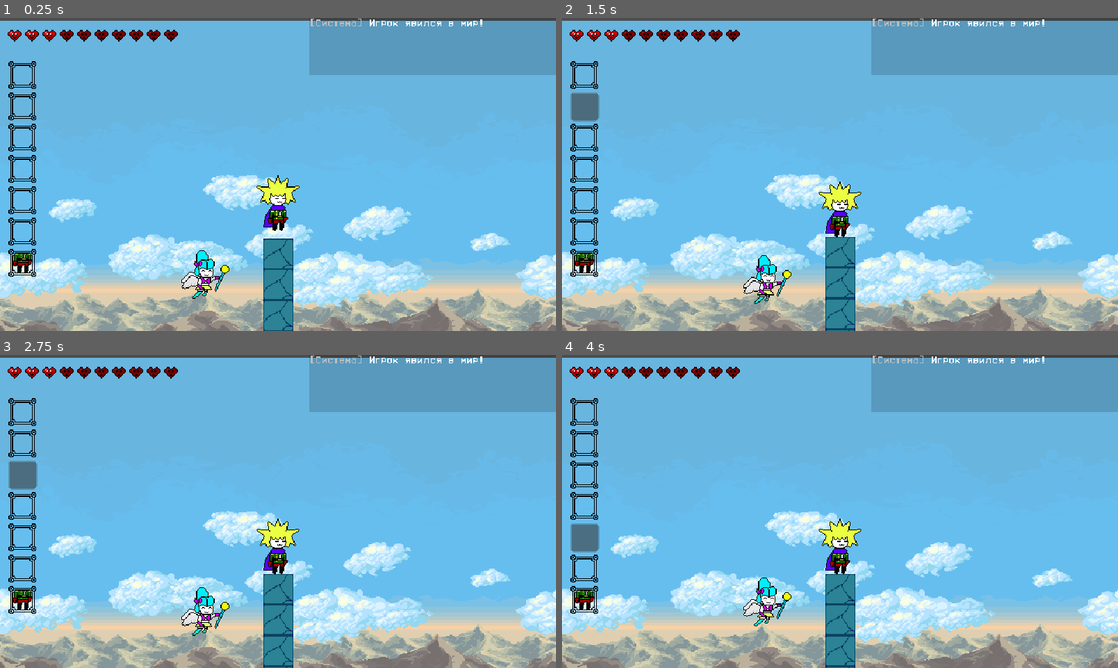
Above: before the commit, frames 1-4 (two rows, left to right).
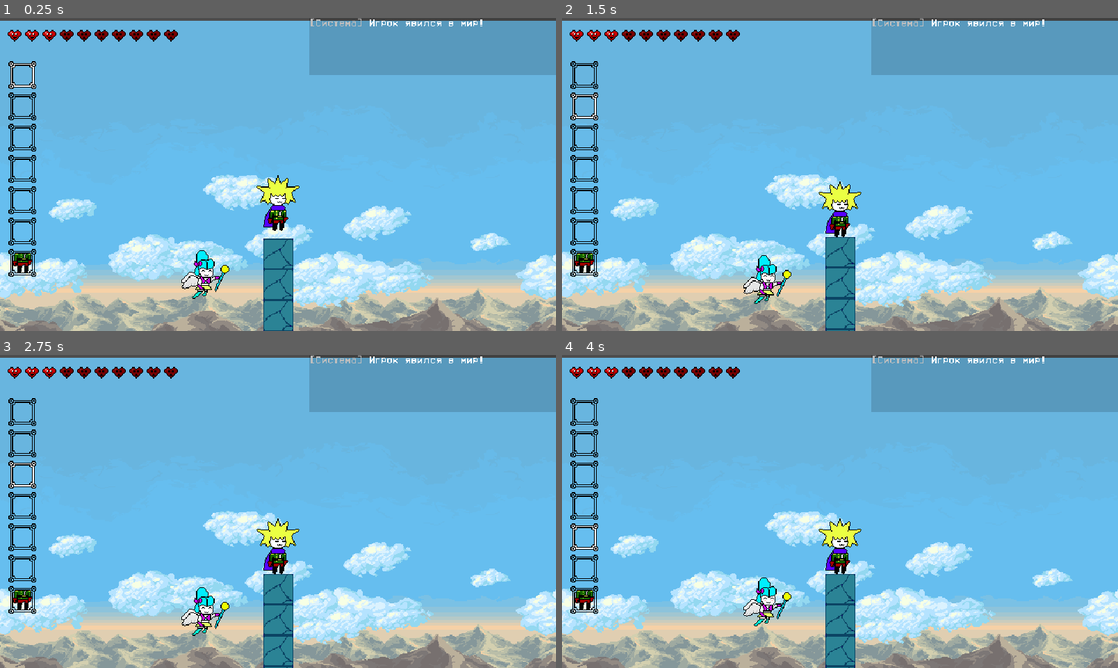
Above: after the commit, the same moments.

Repository: zoomergames/magicia
Game: Godot game, scene res://core/game.tscn
The game is run twice, just before and just after one commit, with the same random seed, the same clock (stepped at 60 frames per second) and the same inputs.
Inputs (mouse positions are in pixels of both pictures, inside the frame that each line leads up to):
- Up to frame 1 (0.25 s): no input
- Up to frame 2 (1.5 s): click (584, 74) at 0.5 s; click (584, 105) at 1.25 s
- Up to frame 3 (2.75 s): click (22, 473) at 2 s
- Up to frame 4 (4 s): click (584, 505) at 2.75 s; click (584, 536) at 3.5 s

The runs differ from the first frame. In frame 1, less than 0.1% of the frame differs, in the area x 1-7%, y 14-23%; in frame 2, 0.5%, in the area x 1-7%, y 23-34%; in frame 3, 0.5%; in frame 4, 0.5%.

Commit message:
исправлен инвентарь

Diff:
--- a/entities/player/player.gd
+++ b/entities/player/player.gd
@@ -130,7 +130,7 @@
 		$AmuletSlot.scale.x = 1.0
 		weapon_slot.scale.x = 1.0
 
-	if !(is_frozen or is_dead) and Input.is_action_just_pressed("attack") and not Global.is_pointer_over_ui:
+	if !(is_frozen or is_dead) and Input.is_action_just_pressed("attack") and get_viewport().gui_get_hovered_control() == null:
 		if weapon_slot.get_child_count() > 0:
 			var current_weapon = weapon_slot.get_child(0)
 			current_weapon.try_attack()
@@ -139,19 +139,19 @@
 	die_in_abyss()
 
 func _input(_event: InputEvent) -> void:
-	if Input.is_action_just_pressed("1"):
+	if Input.is_action_just_pressed("slot_1"):
 		Global.active_slot_index = 0
 		change_hand_weapon()
-	if Input.is_action_just_pressed("2"):
+	if Input.is_action_just_pressed("slot_2"):
 		Global.active_slot_index = 1
 		change_hand_weapon()
-	if Input.is_action_just_pressed("3"):
+	if Input.is_action_just_pressed("slot_3"):
 		Global.active_slot_index = 2
 		change_hand_weapon()
-	if Input.is_action_just_pressed("4"):
+	if Input.is_action_just_pressed("slot_4"):
 		Global.active_slot_index = 3
 		change_hand_weapon()
-	if Input.is_action_just_pressed("5"):
+	if Input.is_action_just_pressed("slot_5"):
 		Global.active_slot_index = 4
 		change_hand_weapon()
 
@@ -178,3 +178,38 @@
 			return
 	max_magic_hp = 0
 	Global.update_hearts_display()
+
+
+# Внутри player.gd
+
+func _process(_delta: float) -> void:
+	# 1. ОБРАБОТКА НАЖАТИЯ ЦИФР 1-7
+	if Input.is_action_just_pressed("slot_1"): _change_active_slot(0)
+	elif Input.is_action_just_pressed("slot_2"): _change_active_slot(1)
+	elif Input.is_action_just_pressed("slot_3"): _change_active_slot(2)
+	elif Input.is_action_just_pressed("slot_4"): _change_active_slot(3)
+	elif Input.is_action_just_pressed("slot_5"): _change_active_slot(4)
+	elif Input.is_action_just_pressed("slot_6"): _change_active_slot(5)
+	elif Input.is_action_just_pressed("slot_7"): _change_active_slot(6)
+
+	# 2. ОБРАБОТКА ПРОКРУТКИ КОЛЁСИКА
+	if Input.is_action_just_pressed("next_slot"):
+		var new_slot = Global.active_slot_index + 1
+		if new_slot > 4: new_slot = 0
+		_change_active_slot(new_slot)
+
+	elif Input.is_action_just_pressed("prev_slot"):
+		var new_slot = Global.active_slot_index - 1
+		if new_slot < 0: new_slot = 4
+		_change_active_slot(new_slot)
+
+# Вспомогательная функция для применения выбора
+func _change_active_slot(index: int) -> void:
+	Global.active_slot_index = index
+
+	# Просим инвентарь перерисовать рамки (вызываем метод из нашего inventory_ui)
+	get_tree().call_group("inventory_ui", "update_all_slots")
+
+	# Сами обновляем оружие в руках у игрока
+	if has_method("change_hand_weapon"):
+		change_hand_weapon()
--- a/project.godot
+++ b/project.godot
@@ -55,29 +55,49 @@
 "events": [Object(InputEventMouseButton,"resource_local_to_scene":false,"resource_name":"","device":-1,"window_id":0,"a …(253 unchanged characters)…
 ]
 }
-1={
+slot_1={
 "deadzone": 0.2,
 "events": [Object(InputEventKey,"resource_local_to_scene":false,"resource_name":"","device":-1,"window_id":0,"alt_press …(191 unchanged characters)…
 ]
 }
-2={
+slot_2={
 "deadzone": 0.2,
 "events": [Object(InputEventKey,"resource_local_to_scene":false,"resource_name":"","device":-1,"window_id":0,"alt_press …(191 unchanged characters)…
 ]
 }
-3={
+slot_3={
 "deadzone": 0.2,
 "events": [Object(InputEventKey,"resource_local_to_scene":false,"resource_name":"","device":-1,"window_id":0,"alt_press …(191 unchanged characters)…
 ]
 }
-4={
+slot_4={
 "deadzone": 0.2,
 "events": [Object(InputEventKey,"resource_local_to_scene":false,"resource_name":"","device":-1,"window_id":0,"alt_press …(191 unchanged characters)…
 ]
 }
-5={
+slot_5={
 "deadzone": 0.2,
 "events": [Object(InputEventKey,"resource_local_to_scene":false,"resource_name":"","device":-1,"window_id":0,"alt_press …(191 unchanged characters)…
+]
+}
+slot_6={
+"deadzone": 0.2,
+"events": [Object(InputEventKey,"resource_local_to_scene":false,"resource_name":"","device":-1,"window_id":0,"alt_pressed":false,"shift_pressed":false,"ctrl_pressed":false,"meta_pressed":false,"pressed":false,"keycode":0,"physical_keycode":54,"key_label":0,"unicode":54,"location":0,"echo":false,"script":null)
+]
+}
+slot_7={
+"deadzone": 0.2,
+"events": [Object(InputEventKey,"resource_local_to_scene":false,"resource_name":"","device":-1,"window_id":0,"alt_pressed":false,"shift_pressed":false,"ctrl_pressed":false,"meta_pressed":false,"pressed":false,"keycode":0,"physical_keycode":55,"key_label":0,"unicode":55,"location":0,"echo":false,"script":null)
+]
+}
+next_slot={
+"deadzone": 0.2,
+"events": [Object(InputEventMouseButton,"resource_local_to_scene":false,"resource_name":"","device":-1,"window_id":0,"alt_pressed":false,"shift_pressed":false,"ctrl_pressed":false,"meta_pressed":false,"button_mask":8,"position":Vector2(107, 19),"global_position":Vector2(119, 79),"factor":1.0,"button_index":4,"canceled":false,"pressed":true,"double_click":false,"script":null)
+]
+}
+prev_slot={
+"deadzone": 0.2,
+"events": [Object(InputEventMouseButton,"resource_local_to_scene":false,"resource_name":"","device":-1,"window_id":0,"alt_pressed":false,"shift_pressed":false,"ctrl_pressed":false,"meta_pressed":false,"button_mask":16,"position":Vector2(195, 22),"global_position":Vector2(207, 82),"factor":1.0,"button_index":5,"canceled":false,"pressed":true,"double_click":false,"script":null)
 ]
 }
 
--- a/ui/inventory/inventory_bar.tscn
+++ b/ui/inventory/inventory_bar.tscn
@@ -2,18 +2,23 @@
 
 [ext_resource type="Script" uid="uid://dglkdu2a4a4vp" path="res://ui/inventory/inventory_ui.gd" id="1_qfc0o"]
 [ext_resource type="Texture2D" uid="uid://b107fnppim150" path="res://ui/inventory/slot.png" id="2_rpdgq"]
+[ext_resource type="Texture2D" uid="uid://c6hw6j3kyvry4" path="res://ui/inventory/hover_slot.png" id="3_470qb"]
+[ext_resource type="Texture2D" uid="uid://baniry21jat8e" path="res://ui/inventory/active_slot.png" id="4_f0pwd"]
 
 [sub_resource type="StyleBoxTexture" id="StyleBoxTexture_l1vw4"]
 texture = ExtResource("2_rpdgq")
 
 [node name="InventoryUI" type="CanvasLayer" unique_id=150171140]
 script = ExtResource("1_qfc0o")
+normal_slot_texture = ExtResource("2_rpdgq")
+hover_slot_texture = ExtResource("3_470qb")
+active_slot_texture = ExtResource("4_f0pwd")
 
 [node name="VBoxContainer" type="VBoxContainer" parent="." unique_id=1136047839]
 offset_left = 10.0
 offset_top = 50.0
 offset_right = 42.0
-offset_bottom = 298.0
+offset_bottom = 361.0
 
 [node name="Slot0" type="Button" parent="VBoxContainer" unique_id=810079887]
 custom_minimum_size = Vector2(32, 32)
@@ -59,15 +64,22 @@
 
 [connection signal="mouse_entered" from="VBoxContainer/Slot0" to="." method="_on_slot_0_mouse_entered"]
 [connection signal="mouse_exited" from="VBoxContainer/Slot0" to="." method="_on_slot_0_mouse_exited"]
+[connection signal="pressed" from="VBoxContainer/Slot0" to="." method="_on_slot_0_pressed"]
 [connection signal="mouse_entered" from="VBoxContainer/Slot1" to="." method="_on_slot_1_mouse_entered"]
 [connection signal="mouse_exited" from="VBoxContainer/Slot1" to="." method="_on_slot_1_mouse_exited"]
+[connection signal="pressed" from="VBoxContainer/Slot1" to="." method="_on_slot_1_pressed"]
 [connection signal="mouse_entered" from="VBoxContainer/Slot2" to="." method="_on_slot_2_mouse_entered"]
 [connection signal="mouse_exited" from="VBoxContainer/Slot2" to="." method="_on_slot_2_mouse_exited"]
+[connection signal="pressed" from="VBoxContainer/Slot2" to="." method="_on_slot_2_pressed"]
 [connection signal="mouse_entered" from="VBoxContainer/Slot3" to="." method="_on_slot_3_mouse_entered"]
 [connection signal="mouse_exited" from="VBoxContainer/Slot3" to="." method="_on_slot_3_mouse_exited"]
+[connection signal="pressed" from="VBoxContainer/Slot3" to="." method="_on_slot_3_pressed"]
 [connection signal="mouse_entered" from="VBoxContainer/Slot4" to="." method="_on_slot_4_mouse_entered"]
 [connection signal="mouse_exited" from="VBoxContainer/Slot4" to="." method="_on_slot_4_mouse_exited"]
+[connection signal="pressed" from="VBoxContainer/Slot4" to="." method="_on_slot_4_pressed"]
 [connection signal="mouse_entered" from="VBoxContainer/Slot5" to="." method="_on_slot_5_mouse_entered"]
 [connection signal="mouse_exited" from="VBoxContainer/Slot5" to="." method="_on_slot_5_mouse_exited"]
+[connection signal="pressed" from="VBoxContainer/Slot5" to="." method="_on_slot_5_pressed"]
 [connection signal="mouse_entered" from="VBoxContainer/Slot6" to="." method="_on_slot_6_mouse_entered"]
 [connection signal="mouse_exited" from="VBoxContainer/Slot6" to="." method="_on_slot_6_mouse_exited"]
+[connection signal="pressed" from="VBoxContainer/Slot6" to="." method="_on_slot_6_pressed"]
--- a/ui/inventory/inventory_ui.gd
+++ b/ui/inventory/inventory_ui.gd
@@ -1,82 +1,110 @@
 extends CanvasLayer
+
+# ТЕКСТУРЫ ДЛЯ СТИЛИЗАЦИИ СЛОТОВ (Перетащите спрайты в инспекторе)
+@export var normal_slot_texture: Texture2D    # Обычный пустой слот
+@export var hover_slot_texture: Texture2D     # Слот при наведении курсора
+@export var active_slot_texture: Texture2D    # Выбранный/активный слот
 
 func _ready() -> void:
 	add_to_group("inventory_ui")
 	update_all_slots()
 
+# ОСНОВНАЯ ФУНКЦИЯ ОБНОВЛЕНИЯ ИНТЕРФЕЙСА
 func update_all_slots() -> void:
 	print("=== ОБНОВЛЕНИЕ СЛОТОВ ИНВЕНТАРЯ ===")
 	for i in range(7):
-		var slot_button = get_node("VBoxContainer/Slot" + str(i))
+		var slot_button = get_node("VBoxContainer/Slot" + str(i)) as Button
 		var item_data = Global.inventory[i]
-		print("Слот ", i, ": ", item_data)
-		if item_data:
-			print("  -> item_name: ", item_data.item_name)
 
+		# 1. Отрисовка иконки предмета внутри слота
 		if item_data and item_data.icon:
 			slot_button.icon = item_data.icon
 			slot_button.icon_alignment = HORIZONTAL_ALIGNMENT_CENTER
 			slot_button.vertical_icon_alignment = VERTICAL_ALIGNMENT_CENTER
 		else:
 			slot_button.icon = null
+
+		# 2. Стилизация рамок (Обычный vs Активный выбранный слот)
+		if i == Global.active_slot_index:
+			# Если этот слот выбран текущим — принудительно ставим ему активную рамку во всех состояниях
+			_apply_button_styles(slot_button, active_slot_texture, active_slot_texture)
+		else:
+			# Если слот не выбран — ставим обычную текстуру и текстуру наведения (hover)
+			_apply_button_styles(slot_button, normal_slot_texture, hover_slot_texture)
+
 	print("=== КОНЕЦ ОБНОВЛЕНИЯ ===")
 
-func _on_slots_container_mouse_entered() -> void:
-	Global.is_pointer_over_ui = true
+# ВСПОМОГАТЕЛЬНАЯ ФУНКЦИЯ ДЛЯ ПРИМЕНЕНИЯ СТИЛЕЙ К КНОПКЕ
+func _apply_button_styles(button: Button, base_tex: Texture2D, hover_tex: Texture2D) -> void:
+	if base_tex:
+		var sb_normal = StyleBoxTexture.new()
+		sb_normal.texture = base_tex
+		button.add_theme_stylebox_override("normal", sb_normal)
+		button.add_theme_stylebox_override("pressed", sb_normal) # Текстура при удержании клика
+		button.add_theme_stylebox_override("focused", sb_normal) # Текстура фокуса
 
-func _on_slots_container_mouse_exited() -> void:
-	Global.is_pointer_over_ui = false
+	if hover_tex:
+		var sb_hover = StyleBoxTexture.new()
+		sb_hover.texture = hover_tex
+		button.add_theme_stylebox_override("hover", sb_hover)
 
-func on_slot_hovered(slot_index: int) -> void:
+# ОБЩАЯ ЛОГИКА ВЫБОРА СЛОТА
+func _select_slot(index: int) -> void:
+	Global.active_slot_index = index
+	update_all_slots()
+
+	# Автоматически просим игрока сменить оружие в руках под новый слот
+	var player = get_tree().get_first_node_in_group("player")
+	if player and player.has_method("change_hand_weapon"):
+		player.change_hand_weapon()
+
+# ЛОГИКА ТУЛТИПОВ (ОПТИМИЗИРОВАННАЯ)
+func _on_slot_hovered(slot_index: int) -> void:
 	var item_data: Resource = Global.inventory[slot_index]
 	if item_data != null:
 		var text_info: String = ItemDatabase.get_item_tooltip_text(item_data)
 		if Global.tooltip_node:
 			Global.tooltip_node.show_tooltip(text_info)
 
-func on_slot_exited() -> void:
+func _on_slot_exited() -> void:
 	if Global.tooltip_node:
 		Global.tooltip_node.hide_tooltip()
 
+# =================================================================
+# СИГНАЛЫ ДЛЯ НАВЕДЕНИЯ МЫШКИ И КЛИКОВ (ПОДКЛЮЧИТЕ ИХ В РЕДАКТОРЕ)
+# =================================================================
+
+# СЛОТ 0
+func _on_slot_0_mouse_entered() -> void: _on_slot_hovered(0)
+func _on_slot_0_mouse_exited() -> void: _on_slot_exited()
+func _on_slot_0_pressed() -> void: _select_slot(0)
 
 # СЛОТ 1
-func _on_slot_0_mouse_entered() -> void:
-	on_slot_hovered(0)
-func _on_slot_0_mouse_exited() -> void:
-	on_slot_exited()
+func _on_slot_1_mouse_entered() -> void: _on_slot_hovered(1)
+func _on_slot_1_mouse_exited() -> void: _on_slot_exited()
+func _on_slot_1_pressed() -> void: _select_slot(1)
 
+# СЛОТ 2
+func _on_slot_2_mouse_entered() -> void: _on_slot_hovered(2)
+func _on_slot_2_mouse_exited() -> void: _on_slot_exited()
+func _on_slot_2_pressed() -> void: _select_slot(2)
 
-func _on_slot_1_mouse_entered() -> void:
-	on_slot_hovered(1)
-func _on_slot_1_mouse_exited() -> void:
-	on_slot_exited()
+# СЛОТ 3
+func _on_slot_3_mouse_entered() -> void: _on_slot_hovered(3)
+func _on_slot_3_mouse_exited() -> void: _on_slot_exited()
+func _on_slot_3_pressed() -> void: _select_slot(3)
 
+# СЛОТ 4
+func _on_slot_4_mouse_entered() -> void: _on_slot_hovered(4)
+func _on_slot_4_mouse_exited() -> void: _on_slot_exited()
+func _on_slot_4_pressed() -> void: _select_slot(4)
 
-func _on_slot_2_mouse_entered() -> void:
-	on_slot_hovered(2)
-func _on_slot_2_mouse_exited() -> void:
-	on_slot_exited()
+# СЛОТ 5
+func _on_slot_5_mouse_entered() -> void: _on_slot_hovered(5)
+func _on_slot_5_mouse_exited() -> void: _on_slot_exited()
+func _on_slot_5_pressed() -> void: _select_slot(5)
 
-
-func _on_slot_3_mouse_entered() -> void:
-	on_slot_hovered(3)
-func _on_slot_3_mouse_exited() -> void:
-	on_slot_exited()
-
-
-func _on_slot_4_mouse_entered() -> void:
-	on_slot_hovered(4)
-func _on_slot_4_mouse_exited() -> void:
-	on_slot_exited()
-
-
-func _on_slot_5_mouse_entered() -> void:
-	on_slot_hovered(5)
-func _on_slot_5_mouse_exited() -> void:
-	on_slot_exited()
-
-
-func _on_slot_6_mouse_entered() -> void:
-	on_slot_hovered(6)
-func _on_slot_6_mouse_exited() -> void:
-	on_slot_exited()
+# СЛОТ 6
+func _on_slot_6_mouse_entered() -> void: _on_slot_hovered(6)
+func _on_slot_6_mouse_exited() -> void: _on_slot_exited()
+func _on_slot_6_pressed() -> void: _select_slot(6)
Binary file added: ui/inventory/active_slot.png
Not shown, added: ui/inventory/active_slot.png.import
Binary file added: ui/inventory/hover_slot.png
Not shown, added: ui/inventory/hover_slot.png.import
Binary file added: ui/inventory/pressed_slot.png
Not shown, added: ui/inventory/pressed_slot.png.import
